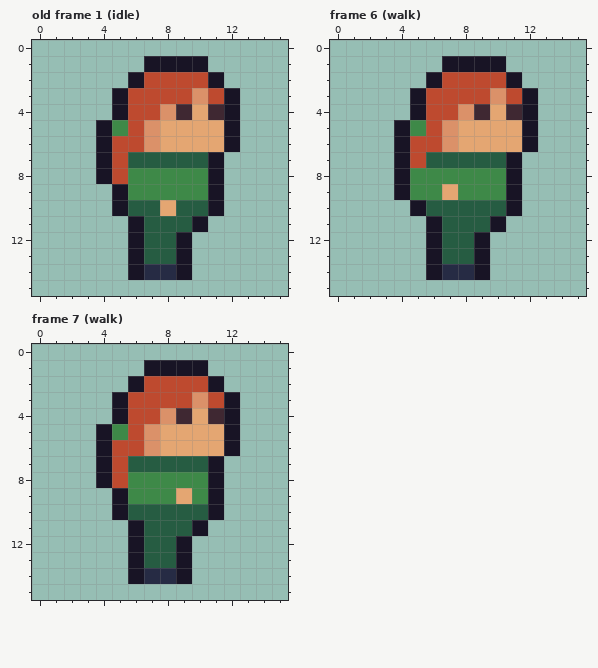
One commit to this pixel-art file: assets/sprites/asefiles/beth.ase. The picture above is the old version.
16x16 pixels, 13 frames. Shown: old frame 1 (idle), frame 6 (walk), frame 7 (walk). The commit also changed other frames, which this record leaves out.
After:
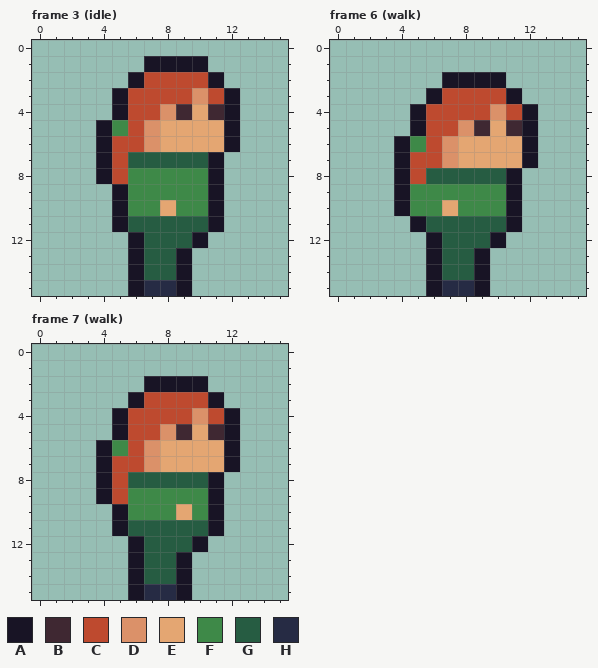
Palette (. is transparent): A #181425  B #3f2832  C #be4a2f  D #db9169  E #e4a672  F #3e8948  G #265c42  H #262b44
A new or re-ordered frame is compared with the old frame closest to it.
Commit: set bottom in sprite, add light walk trails
The edit:
frames re-ordered
Frame 3 (idle) against old frame 1 (idle), layer "player":
y 10: x 6..7 GG -> FF; x 9..10 GG -> FF
y 11: x 5..6 .A -> AG; x 10..11 A. -> GA
y 12: x 9..10 A. -> GA
y 14: x 7..8 HH -> GG
y 15: x 6..9 .... -> AHHA
Frame 6 (walk), layer "player":
y 1: x 7..10 AAAA -> ....
y 2: x 6..11 ACCCCA -> .AAAA.
y 3: x 5..6 AC -> .A; x 10..12 DCA -> CA.
y 4: x 8..11 DBEB -> CCDC
y 5: x 4..5 AF -> .A; x 7..9 DEE -> CDB; x 11 E -> B
y 6: x 5 C -> F
y 7: x 6..12 GGGGGA. -> CDEEEEA
y 8: x 5..10 FFFFFF -> CGGGGG
y 9: x 7 E -> F
y 10: x 4..10 .AGGGGG -> AFFEFFF
y 11: x 5..6 .A -> AG; x 10..11 A. -> GA
y 12: x 9..10 A. -> GA
y 14: x 7..8 HH -> GG
y 15: x 6..9 .... -> AHHA
Frame 7 (walk), layer "player":
y 1: x 7..10 AAAA -> ....
y 2: x 6..11 ACCCCA -> .AAAA.
y 3: x 5..6 AC -> .A; x 10..12 DCA -> CA.
y 4: x 8..11 DBEB -> CCDC
y 5: x 4..5 AF -> .A; x 7..9 DEE -> CDB; x 11 E -> B
y 6: x 5 C -> F
y 7: x 6..12 GGGGGA. -> CDEEEEA
y 8: x 6..10 FFFFF -> GGGGG
y 9: x 4..5 .A -> AC; x 9 E -> F
y 10: x 6..10 GGGGG -> FFFEF
y 11: x 5..6 .A -> AG; x 10..11 A. -> GA
y 12: x 9..10 A. -> GA
y 14: x 7..8 HH -> GG
y 15: x 6..9 .... -> AHHA
Boxes around the changes in both pictures, in picture pixels (x1, y1, x2, y2):
changed: (112, 200, 224, 296)
changed: (394, 56, 538, 296)
changed: (96, 360, 240, 600)
